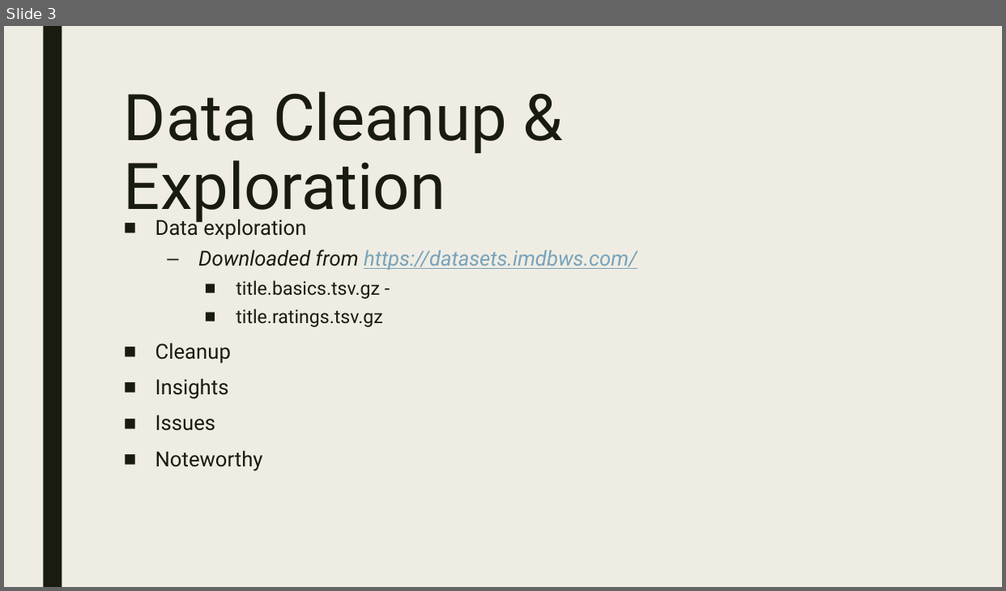
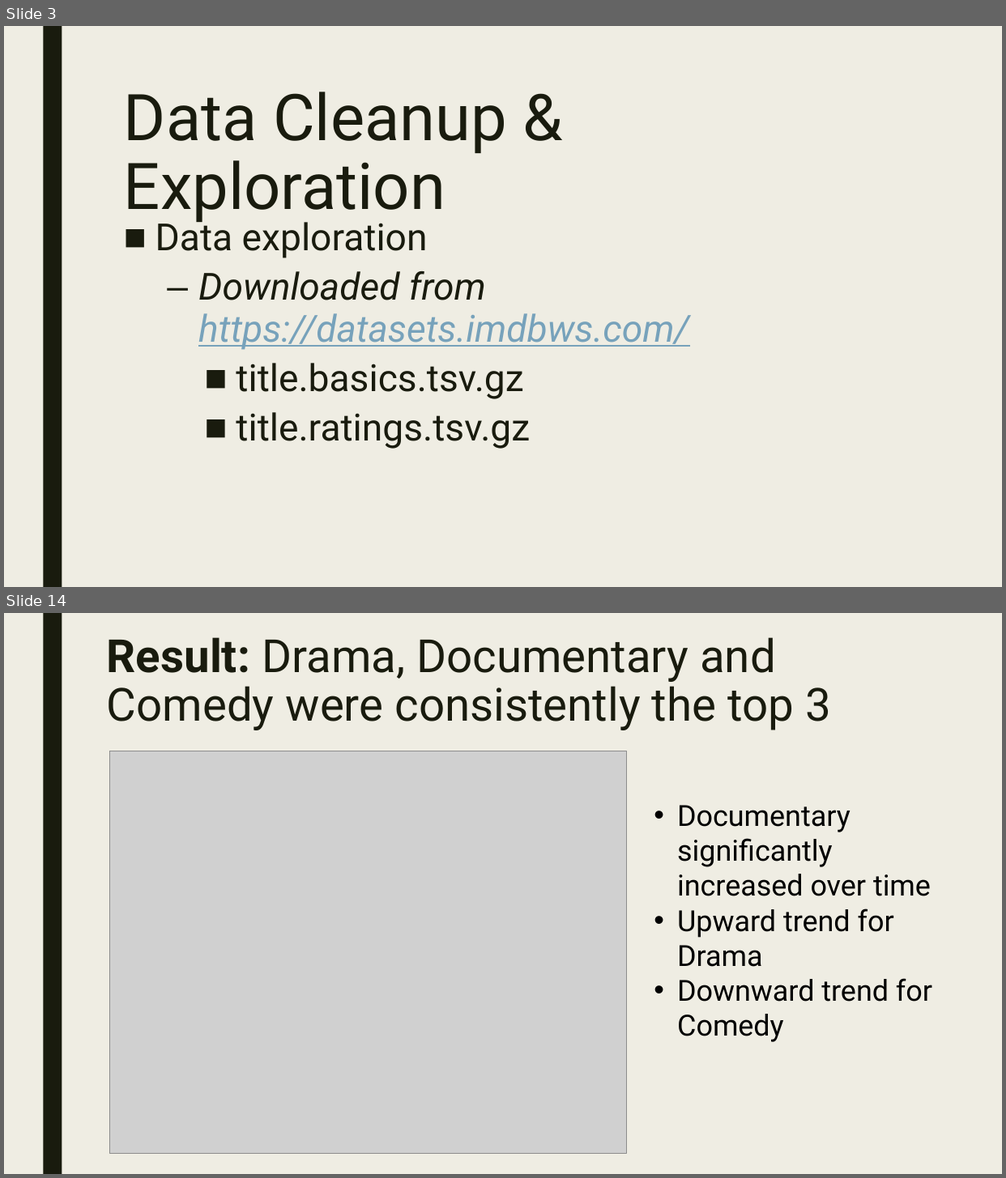
Before and after one commit to Zannyo/data-project-1, a slide deck: Presentation.pptx. Shown one above the other, each under a label of ours: slide 3 before the commit, slides 3 and 14 after it; the slides between them are not shown. The pictures are 1006x591 and 1006x1178 pixels, drawn with LibreOffice and Linux fonts; fonts in the diff are those of the drawing; grey boxes stand for pictures. Boxes give left, top, right and bottom in pixels: in the first picture for what was removed or moved away, otherwise in the second. Text is boxed around its words. In the diff, an @@ line names an element or a change of style, - is before the commit and + after.

```diff
--- a/Presentation.pptx
+++ b/Presentation.pptx
@@ slide 14 added at box(4, 613, 1002, 1174), background #EFEDE3; not listed: 1 template element that a slide beside it also shows @@
@@ title added at box(107, 637, 831, 730), 44 pt, text #191B0E @@
+Result: Drama, Documentary and Comedy were consistently the top 3
@@ picture added at box(109, 752, 627, 1153) @@
@@ text added at box(677, 805, 932, 1042), 28 pt, text #000000 @@
+• Documentary significantly increased over time
+• Upward trend for Drama
+• Downward trend for Comedy
@@ slide 3 changed as well @@
@@ text at box(155, 216, 689, 449): size 20 to 36 pt in "Data exploration", "Downloaded from https://datasets.imdbws.com/"; size 18 to 36 pt in "title.ratings.tsv.gz" @@
@@ text at box(155, 343, 263, 472): paragraphs removed @@
-■ Cleanup
-■ Insights
-■ Issues
-■ Noteworthy
@@ text at box(236, 363, 523, 399): text changed; size 18 to 36 pt @@
-    ■ title.basics.tsv.gz -
+    ■ title.basics.tsv.gz
```
Also in this commit, not shown: 4 other slides changed, 23 other slides added, 1 slide removed, 2 other files.
